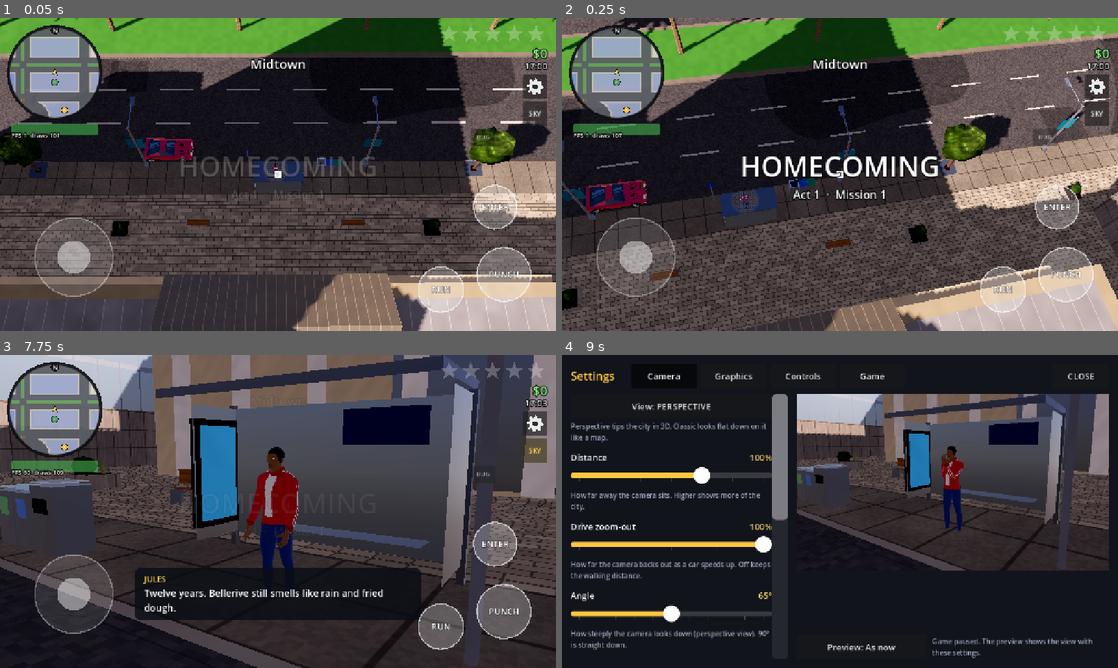
Above: before the commit, frames 1-4 (two rows, left to right).
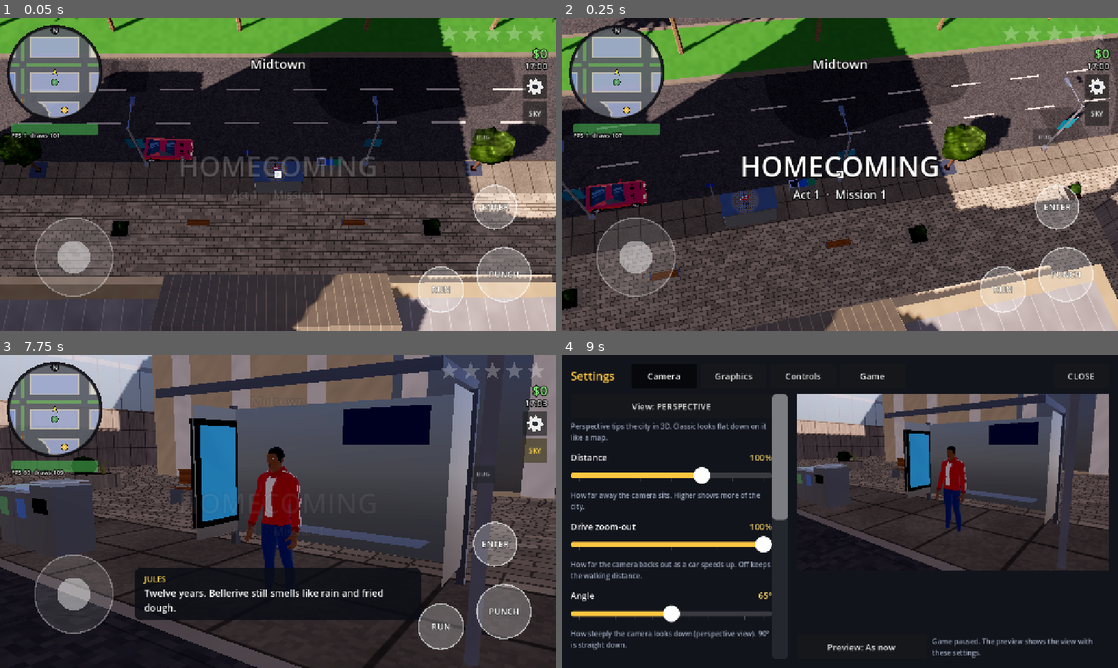
Above: after the commit, the same moments.

Repository: sachinpant3572/privateRepo
Game: Godot game, scene res://main.tscn
The game is run twice, just before and just after one commit, with the same random seed, the same clock (stepped at 60 frames per second) and the same inputs.
Inputs (mouse positions are in pixels of both pictures, inside the frame that each line leads up to):
- Up to frame 1 (0.05 s): no input
- Up to frame 2 (0.25 s): no input
- Up to frame 3 (7.75 s): tap Enter at 0.5, 2, 3.5 s; drag from (55, 411) to (333, 442) at 0.52 s; tap Space (attack) at 1.25, 2.75, 4.25 s; drag from (278, 511) to (250, 574) at 1.27 s; move the mouse to (333, 442) at 2.02 s; hold D (move_right) 2.03-2.75 s; tap E (interact) at 2.1 s; drag from (250, 574) to (111, 464) at 2.77 s; move the mouse to (444, 558) at 3.52 s; hold A (move_left) 3.53-4.25 s; tap J at 3.6 s; drag from (111, 464) to (194, 433) at 4.27 s; move the mouse to (305, 511) at 5.02 s; hold S (move_down) 5.03-5.75 s; tap M at 5.1 s; click (305, 511) at 5.17 s; drag from (194, 433) to (166, 527) at 5.77 s; move the mouse to (400, 495) at 6.52 s; hold W (move_up) 6.53-7.25 s; tap P at 6.6 s; click "SKY" at 7.25 s
- Up to frame 4 (9 s): click "BUG" at 8 s; click (1095, 423) at 8.75 s

The runs differ from the first frame. In frame 3, 0.5% of the frame differs, in the area x 43-55%, y 29-68%; in frame 4, 0.3%.

Commit message:
People v2: collars circumscribe the neck and clear the top's cloth; trim the people handoff
Co-Authored-By: Claude Opus 5.5 <noreply@anthropic.com>
Claude-Session: https://claude.ai/code/session_01XUeimCS4fFEoMDQrXPwrRW

Diff:
--- a/game/scripts/kits/character_kit.gd
+++ b/game/scripts/kits/character_kit.gd
@@ -1441,7 +1441,11 @@
 				# a quarter lower under the jaw.
 				var th := atan2(p.z, p.x)
 				var yk := BodyKit.neckline_y(f.neckline, th) + (p.y - 1.465) * (1.0 - 0.25 * maxf(0.0, -sin(th)))
-				var r := _fit_r(rr / 0.07, BodyKit.slice_r(neck, yk, th) + WARP_GAP * 2.0, 0.07)
+				# Collars are 8-sided rings: their corners go out far enough
+				# that the flat sides between them clear the neck. Near the
+				# neckline they also clear the top's cloth on the shoulders.
+				var cloth: float = thick[BodyKit.TOP] * (1.0 - smoothstep(0.0, 0.03, yk - BodyKit.neckline_y(f.neckline, th)))
+				var r := _fit_r(rr / 0.07, BodyKit.slice_r(neck, yk, th) / cos(PI / 8.0) + cloth + WARP_GAP * 2.0, 0.07)
 				q = q.lerp(Vector3(cos(th) * r, yk, BodyKit.slice_cz(neck, yk) + sin(th) * r), an)
 		elif BodyKit.LIMBS.has(bone):
 			var seg: Array = OLD_LIMBS[bone]
Not shown, added: HANDOFF-hero-systems.md
Not shown, changed: HANDOFF-people-v2-archive.md
Not shown, changed: HANDOFF-people-v2.md
